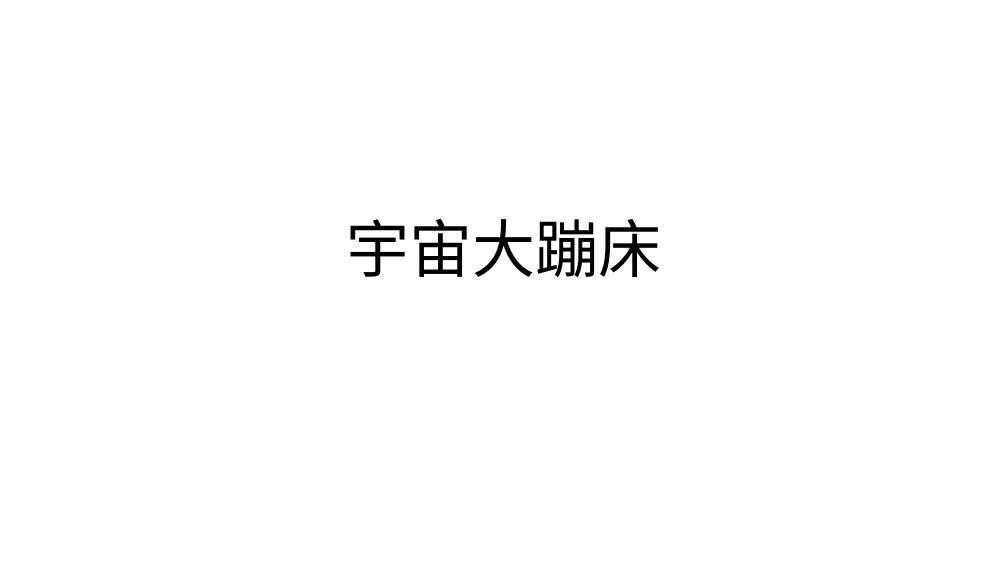
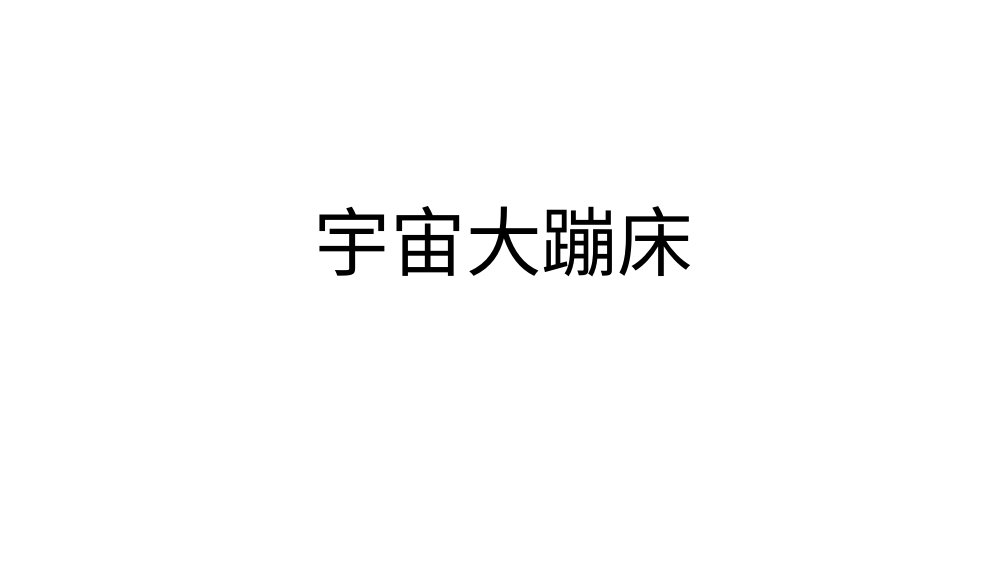
Before and after one commit to FredJiangFei/MyDocuments, a slide deck: slide 3 of 其他/引力波/引力波.pptx (slide 5 before the commit). Drawn at 1008x567 pixels with LibreOffice and Linux fonts; fonts in the diff are those of the drawing. Boxes give left, top, right and bottom in pixels: in the first picture for what was removed or moved away, otherwise in the second. Text is boxed around its words. In the diff, an @@ line names an element or a change of style, - is before the commit and + after.

```diff
--- a/其他/引力波/引力波.pptx
+++ b/其他/引力波/引力波.pptx
@@ title "宇宙大蹦床" at (x1=315, y1=206, x2=693, y2=276): size 60 to 72 pt @@
```
Also in this commit, not shown: 2 other slides changed, 2 slides added, 14 slides removed, 4 other files.
